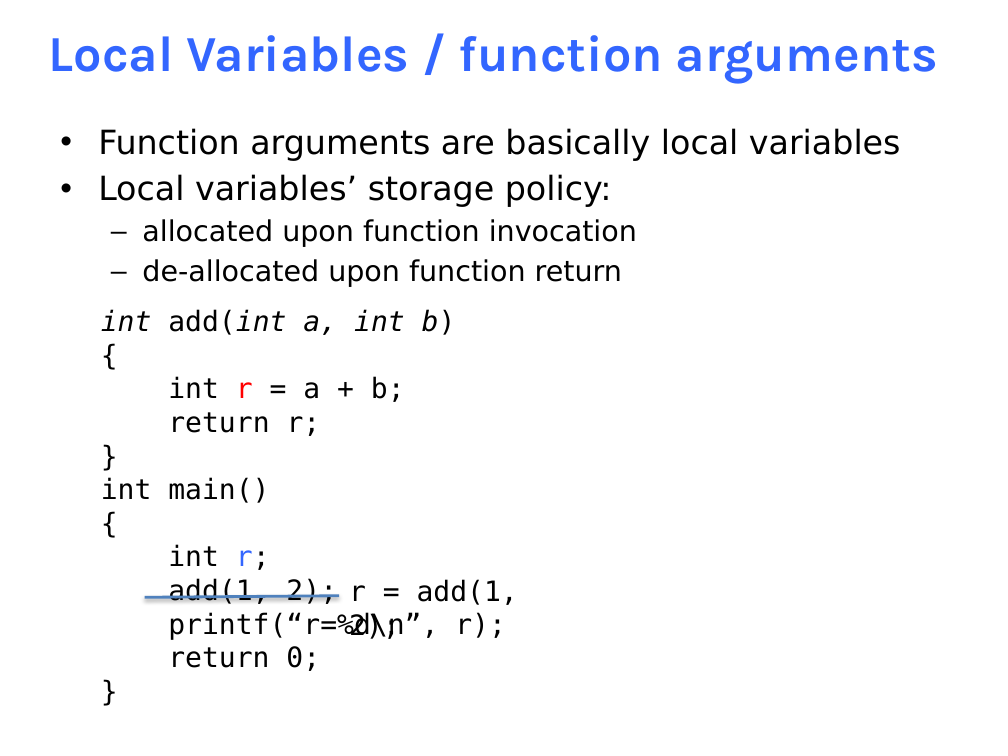
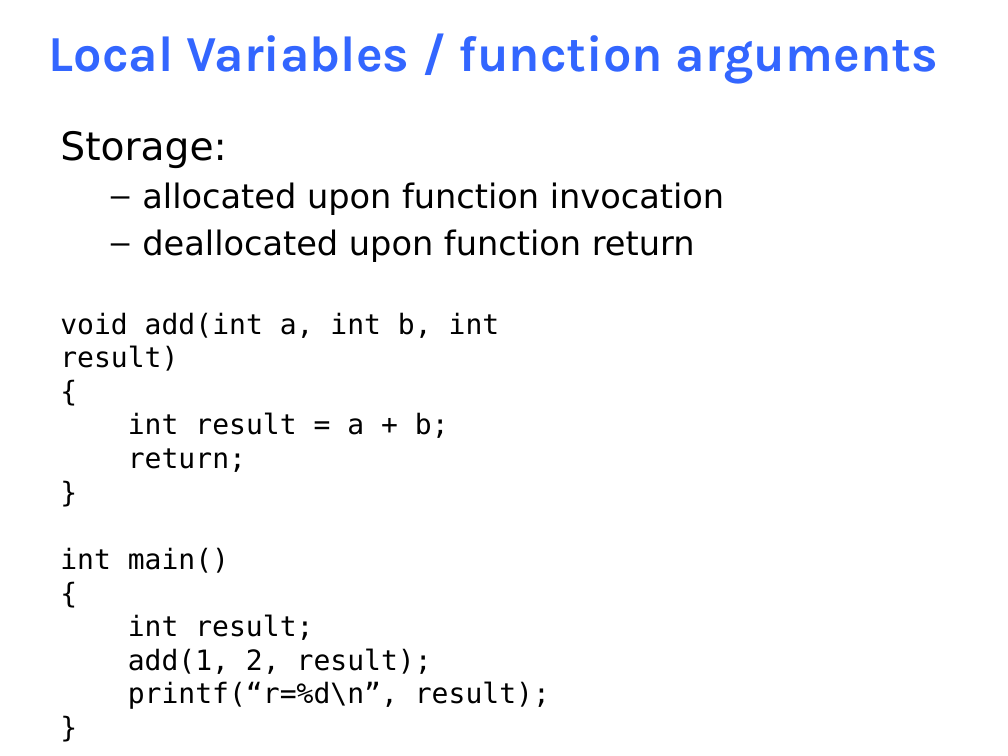
Before and after one commit to NYU-CSO/nyu-cso.github.io, a slide deck: slide 10 of notes/05-pointer_array.pptx (slide 7 before the commit). Drawn at 1008x756 pixels with LibreOffice and Linux fonts; fonts in the diff are those of the drawing. Boxes give left, top, right and bottom in pixels: in the first picture for what was removed or moved away, otherwise in the second. Text is boxed around its words. In the diff, an @@ line names an element or a change of style, - is before the commit and + after.

```diff
--- a/notes/05-pointer_array.pptx
+++ b/notes/05-pointer_array.pptx
@@ text at [60,131,226,168]: text changed; size 23.8 to 28 pt @@
-• Function arguments are basically local variables
-• Local variables’ storage policy:
+Storage:
@@ text at [142,182,724,215]: size 20.4 to 24 pt in "allocated upon function invocation" @@
@@ text at [142,229,695,262]: text changed; size 20.4 to 24 pt @@
-  – de-allocated upon function return
+  – deallocated upon function return
@@ text "void add(int a, int b, ...": place and size @@
-text "void add(int a, int b, ..." at [101,309,506,671]
+text "void add(int a, int b, ..." at [60,312,550,709]
@@ text at [60,312,500,371]: text changed; italic off @@
-int add(int a, int b)
+void add(int a, int b, int result)
@@ text at [128,412,449,472]: text changed @@
-int r = a + b;
-return r;
+int result = a + b;
+return;
@@ line removed from (145, 598) to (339, 596) @@
@@ text removed at [349,579,518,639] @@
-r = add(1, 2);
@@ text at [128,614,550,709]: text changed @@
-int r;
-add(1, 2);
-printf(“r=%d\n”, r);
-return 0;
+int result;
+add(1, 2, result);
+printf(“r=%d\n”, result);
```
Also in this commit, not shown: 10 other slides changed, 106 slides added, 2 slides removed, 4 other files.
